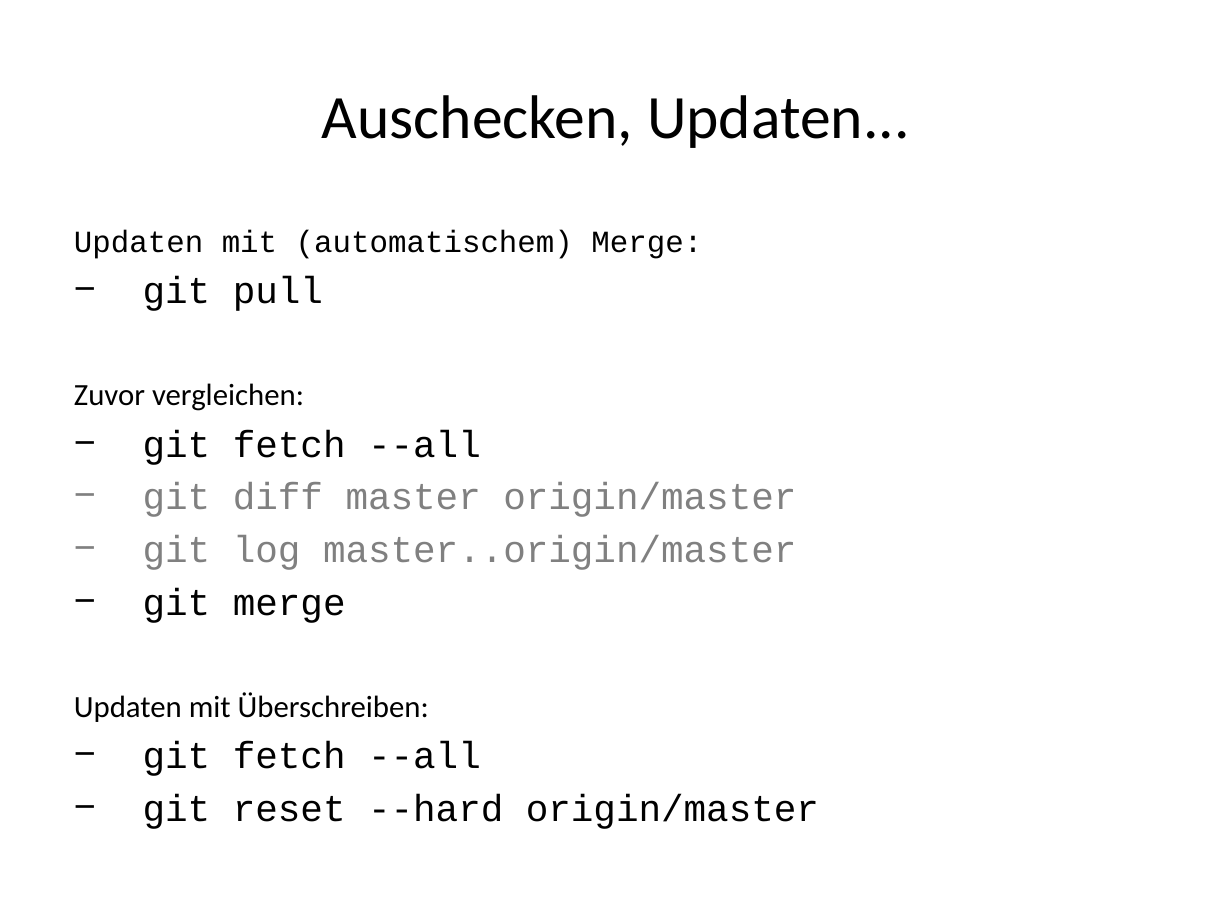
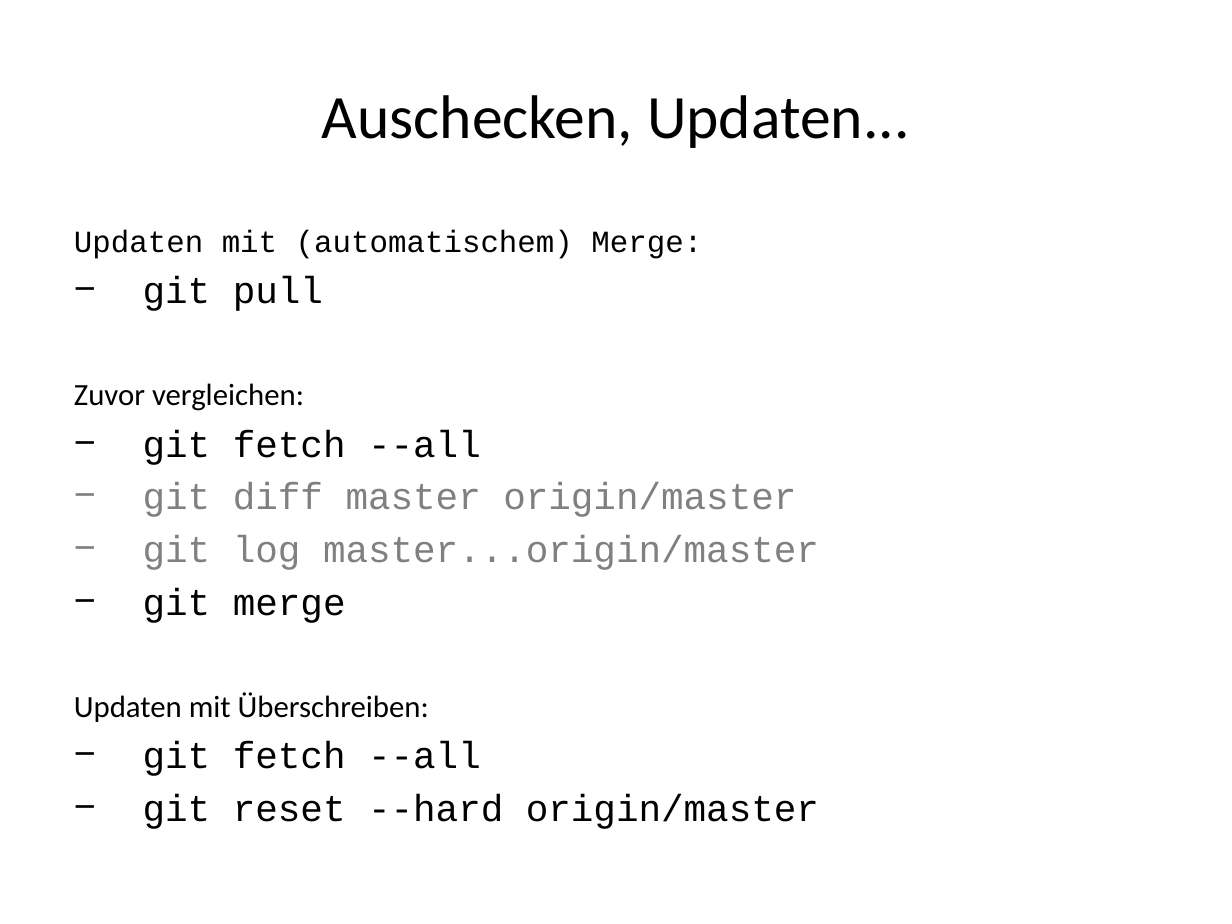
Before and after one commit to kotlincook/gitplayground, a slide deck: slide 51 of GIT.pptx (slide 40 before the commit). Drawn at 1232x924 pixels with LibreOffice and Linux fonts; fonts in the diff are those of the drawing. Boxes give left, top, right and bottom in pixels: in the first picture for what was removed or moved away, otherwise in the second. Text is boxed around its words. In the diff, an @@ line names an element or a change of style, - is before the commit and + after.

```diff
--- a/GIT.pptx
+++ b/GIT.pptx
@@ text at <box>143,535,819,570</box>: text changed @@
-− git log master..origin/master
+− git log master...origin/master
```
Also in this commit, not shown: 7 other slides changed, 12 slides added, 1 other file.
